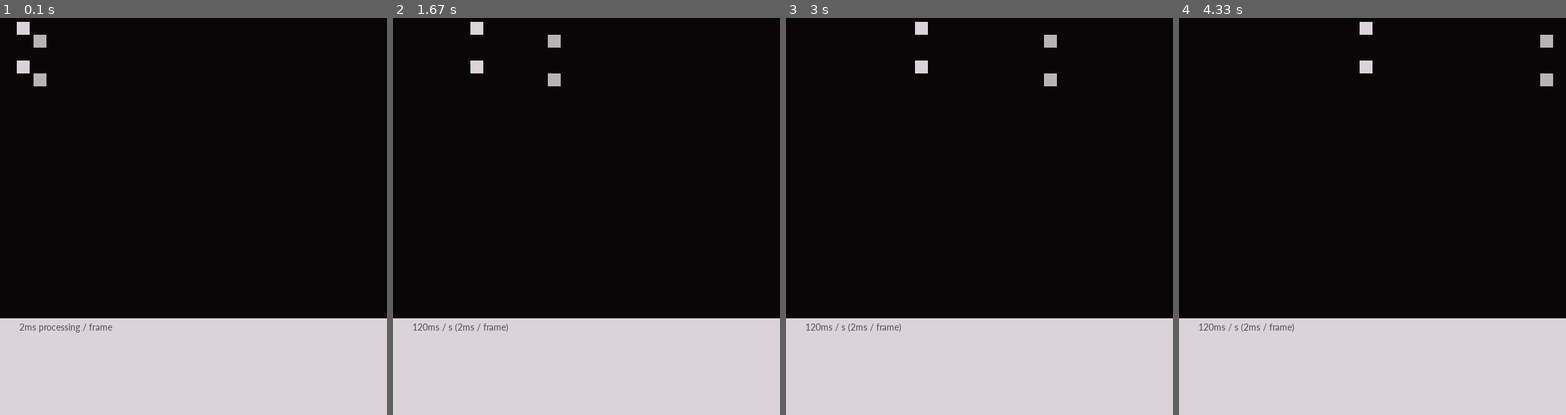
Above: before the commit, frames 1-4 (left to right).
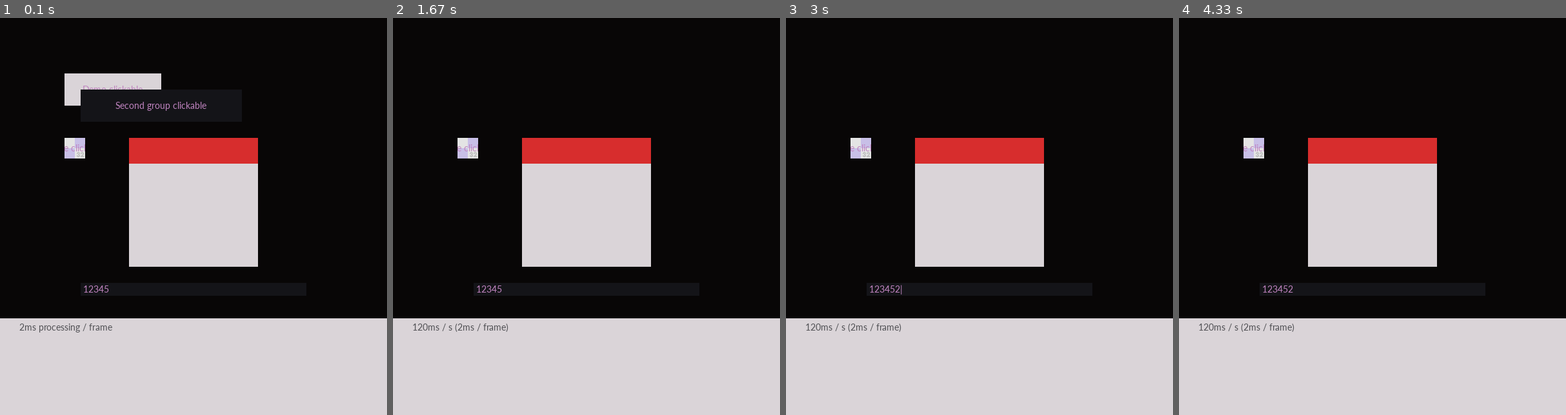
Above: after the commit, the same moments.

Repository: ageneric/pygame-engine-indev
Game: pygame game, started from main.py
The game is run twice, just before and just after one commit, with the same random seed, the same clock (stepped at 60 frames per second) and the same inputs.
Inputs (mouse positions are in pixels of both pictures, inside the frame that each line leads up to):
- Up to frame 1 (0.1 s): no input
- Up to frame 2 (1.67 s): press the mouse at (466, 149) at 0.37 s; move the mouse to (516, 125) at 0.47 s; release the mouse at (571, 101) at 0.6 s; press the mouse at (586, 287) at 0.7 s; move the mouse to (601, 291) at 0.8 s; release the mouse at (617, 295) at 0.93 s; type "ann" at 1 s; tap Enter at 1.33 s; click (466, 149) at 1.55 s
- Up to frame 3 (3 s): press the mouse at (979, 287) at 1.87 s; move the mouse to (913, 295) at 1.97 s; release the mouse at (847, 303) at 2.1 s; tap 2 at 2.17 s; press the mouse at (859, 149) at 2.53 s; move the mouse to (967, 160) at 2.63 s; release the mouse at (1076, 176) at 2.77 s; press the mouse at (979, 287) at 2.87 s; move the mouse to (1041, 299) at 2.97 s
- Up to frame 4 (4.33 s): release the mouse at (1492, 311) at 3.1 s; press the mouse at (1252, 149) at 3.2 s; move the mouse to (1380, 141) at 3.3 s; release the mouse at (1507, 129) at 3.43 s; press the mouse at (1372, 287) at 3.53 s; move the mouse to (1387, 216) at 3.63 s; release the mouse at (1407, 145) at 3.77 s; press the mouse at (1252, 149) at 3.87 s; move the mouse to (1291, 240) at 3.97 s; release the mouse at (1333, 331) at 4.1 s; press the mouse at (1252, 149) at 4.2 s; move the mouse to (1310, 216) at 4.3 s

The runs differ from the first frame. In frame 1, 13% of the frame differs, in the area x 4-67%, y 0-70%; in frame 2, 12%; in frame 3, 12%; in frame 4, 12%.

Commit message:
Update docstrings and add a sprite sheet manager

Diff:
--- /dev/null
+++ b/editor.py
@@ -0,0 +1,10 @@
+import pygame
+import engine.text as text
+import engine.interface as interface
+from engine.base_scene import Scene
+from engine.base_node import Node, SpriteNode, NodeProperties
+from constants import *
+
+from tree_tab import TreeTabGrid
+
+class Editor(TreeTab):
--- a/engine/base_node.py
+++ b/engine/base_node.py
@@ -34,7 +34,7 @@
         return pygame.Rect(int(self.x - self.width * self.anchor_x),
                            int(self.y - self.height * self.anchor_y), self.width, self.height)
 
-    def __setattr__(self, name, val):  # TODO: this can be replaced with many properties
+    def __setattr__(self, name, val):  # may alternatively be achieved using properties
         object.__setattr__(self, name, val)
         if hasattr(self, 'node') and name not in ('anchor_x', 'anchor_y', 'anchor', 'node'):
             self.node.transform_on_update()
--- a/engine/interface.py
+++ b/engine/interface.py
@@ -22,7 +22,9 @@
     return tuple(modify_color_component(r_g_b, brightness) for r_g_b in color)
 
 def saturate_color_component(color_component, mean, saturation):
-    """Saturate or desaturate a single rgb value by the given multiplier. See saturate_color()."""
+    """Saturate or desaturate a single rgb value by the given multiplier, where
+    0: grayscale, 0-1: desaturated, 1: identical, >1: further saturated;
+    negative values result in the complementary color."""
     color_component = round(mean * (1 - saturation) + color_component * saturation)
     color_component = min(max(color_component, 0), 255)  # clamp value between 0 and 255
     return color_component
@@ -69,7 +71,8 @@
 class Button(SpriteNode):
     """A button. The keyword arguments color and background change the appearance.
     The argument callback is a function taking no parameters. It is called on click.
-    To add parameters to the callback, it is recommended to inherit from this class.
+    To add parameters to the callback or take additional styles,
+    it is recommended to inherit from this class.
     """
     idle, hover, press, disabled = range(4)
 
@@ -143,26 +146,35 @@
 
 class TextEntry(SpriteNode):
     """A single line rectangular box that can be typed in.
-    Set allow_characters = '1234' or ['1', '2'] to only allow those characters."""
+    The keyword arguments color and background change the appearance.
+    The arguments enter_callback(text) and edit_callback(text) are functions
+    called when editing is completed and when the text changes, respectively.
+    To add more parameters to the callback or take additional styles,
+    it is recommended to inherit from this class.
+    Set allow_characters = '1234' or ['1', '2'] to only allow those characters.
+    """
     idle, hover, selected, disabled = range(4)
 
     def __init__(self, node_props, group, default_text="", enter_callback=None,
-                 allow_characters=None, **kwargs):
+                 edit_callback=None, allow_characters=None, **kwargs):
         self.style = Style.from_kwargs(kwargs)
         super().__init__(node_props, group, fill_color=self.style.get("background"))
 
         self.enter_callback = enter_callback
+        self.edit_callback = edit_callback
 
         self.state = TextEntry.idle
         self.text = default_text
         self.allow_characters = allow_characters
 
     def on_enter(self):
-        self.enter_callback(self.text)
+        if self.enter_callback is not None:
+            self.enter_callback(self.text)
         self.state = TextEntry.idle
 
-    def on_change(self):
-        pass
+    def on_edit(self):
+        if self.edit_callback is not None:
+            self.edit_callback(self.text)
 
     def events(self, pygame_events):
         if self.state == TextEntry.disabled or not self._visible:
@@ -200,7 +212,7 @@
         if last_state != self.state or last_text != self.text:
             self.dirty = 1
         if last_text != self.text:
-            self.on_change()
+            self.on_edit()
 
     def draw(self):
         super().draw()
@@ -219,9 +231,15 @@
 
 
 class Grid(SpriteNode):
-    """A container for equally spaced items that draws them onto a buffer.
-    The default grid ignores the position attributes on each tile and instead
-    spaces them in order. For optimised use."""
+    """A container for equally spaced tiles that draws them onto a buffer.
+    The default grid ignores the position/size attributes on each tile, if any,
+    instead drawing them in a vertical or horizontal (if horizontal=True) grid.
+    The argument initial_nodes_gen specifies the initial tiles as a list of
+    (class, *args, {**kwargs}) -> class(*args, **kwargs). Each item is one tile.
+    If tiles have draw() or update() methods, they will be called only if
+    initial tiles of its type are supplied. Alternatively, set the properties
+    self.use_draw_method or self.use_update_method = True by subclassing Grid.
+    The keyword arguments spacing and background change the appearance."""
     def __init__(self, node_props, group, initial_nodes_gen=None, horizontal=False, **kwargs):
         self.style = Style.from_kwargs(kwargs)
         super().__init__(node_props, group, fill_color=self.style.get("background"))
@@ -278,8 +296,8 @@
         super().remove_child(child)
         self.dirty = 1
 
-    def cascade_move_rect(self, set_rect):
-        self.rect = set_rect.move(self.transform.x, self.transform.y)
+    def cascade_move_rect(self, dx, dy):
+        self.rect.move_ip(dx, dy)
 
     def cascade_set_visible(self, set_visible):
         visible = set_visible and self.enabled
@@ -287,11 +305,17 @@
             self.dirty = self._visible = visible
 
 class SpriteGrid(Grid):
-    """A container for equally spaced UI items that draws them onto a buffer."""
+    """A container for equally spaced SpriteNodes that draws them onto a buffer.
+    By default, the update() and draw() methods are called. To avoid this, set
+    self.use_update_method and self.use_draw_method = False by subclassing SpriteGrid.
+    The argument initial_nodes_gen specifies the initial sprites as a list of
+    (class, *args, {**kwargs}) -> class(node_props, grid_group, *args, **kwargs).
+    Each item is one tile and the group is a Group rather than LayeredDirty.
+    """
     def __init__(self, node_props, group, initial_nodes_gen=None, horizontal=False, **kwargs):
         self.grid_group = pygame.sprite.Group()
         super().__init__(node_props, group, initial_nodes_gen, horizontal, **kwargs)
-        self.use_update_method = self.call_draw_method = True
+        self.use_update_method = self.use_draw_method = True
 
     def generate_grid(self, initial_nodes_gen):
         for i, (inst_class, *args, kwargs) in enumerate(initial_nodes_gen):
@@ -300,7 +324,7 @@
 
     def draw(self):
         if self._visible and self.dirty > 0:
-            if self.call_draw_method:
+            if self.use_draw_method:
                 for tile in self.nodes:
                     tile.draw()
 
--- /dev/null
+++ b/engine/spritesheet.py
@@ -0,0 +1,16 @@
+import pygame
+
+class TileSpriteSheet:
+    def __init__(self, filename):
+        try:
+            self.sheet = pygame.image.load(filename).convert_alpha()
+        except pygame.error as e:
+            raise SystemExit(f"{e}: {filename}")
+
+    def load_image(self, rect: pygame.Rect, tile_size=1):
+        """Cuts out a rectangle from the loaded sprite sheet."""
+        rect = pygame.Rect([dimension * tile_size for dimension in rect])
+        image = pygame.Surface(rect.size).convert()
+        image.blit(self.sheet, (0, 0), rect)
+        image.set_colorkey((0, 0, 0))
+        return image
--- a/main.py
+++ b/main.py
@@ -20,7 +20,7 @@
 
 def main():
     SURF_HEIGHT = 150
-    FIRST_SCENE_NAME = 'ExampleTree'
+    FIRST_SCENE_NAME = 'ExampleHandling'
     DETAIL_SCENE_NAME = 'ExampleDetail'
 
     print(f'2/3 Starting: screen resolution {display_width}, {display_height}')
--- a/tree_tab.py
+++ b/tree_tab.py
@@ -1,5 +1,6 @@
 import pygame
 import engine.text
+from engine.base_node import SpriteNode
 from engine.interface import Grid
 
 class TreeEntry:
@@ -16,9 +17,8 @@
     def __init__(self, node_props, group, tree, **kwargs):
         super().__init__(node_props, group, **kwargs)
         self.tree = tree
-        self.copy_list = []
+        self.copy_list = self.nodes  # alias
         self.get_copy_list(self.tree)
-        self.nodes = self.copy_list  # alias
 
     def get_copy_list(self, tree, depth=0):
         for node in tree.nodes:
@@ -92,3 +92,6 @@
         engine.text.draw(entry.image, symbol + ' ' + state, (depth*8, 0), color=self.style.get('color'))
         engine.text.draw(entry.image, hex(entry.reference_id), (depth*8 + 32, 0), color=self.style.get('color_dim', self.style.get('color')))
         self.dirty = 1
+
+class TreeTab(SpriteNode):
+    pass
